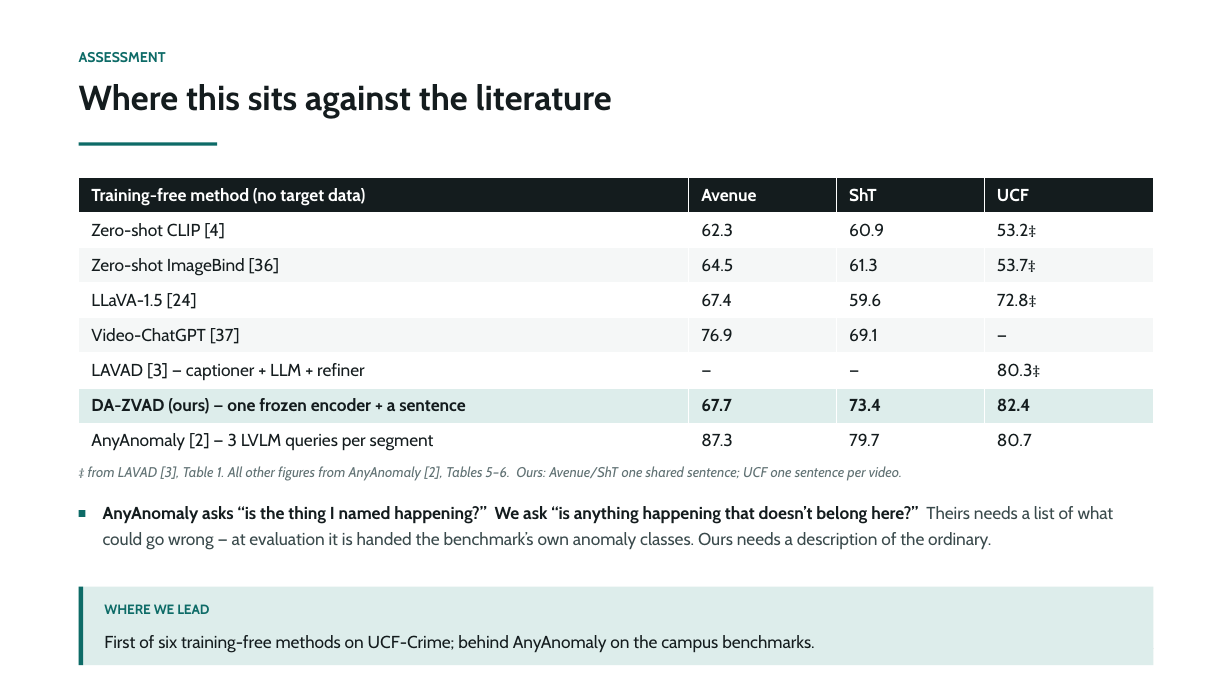
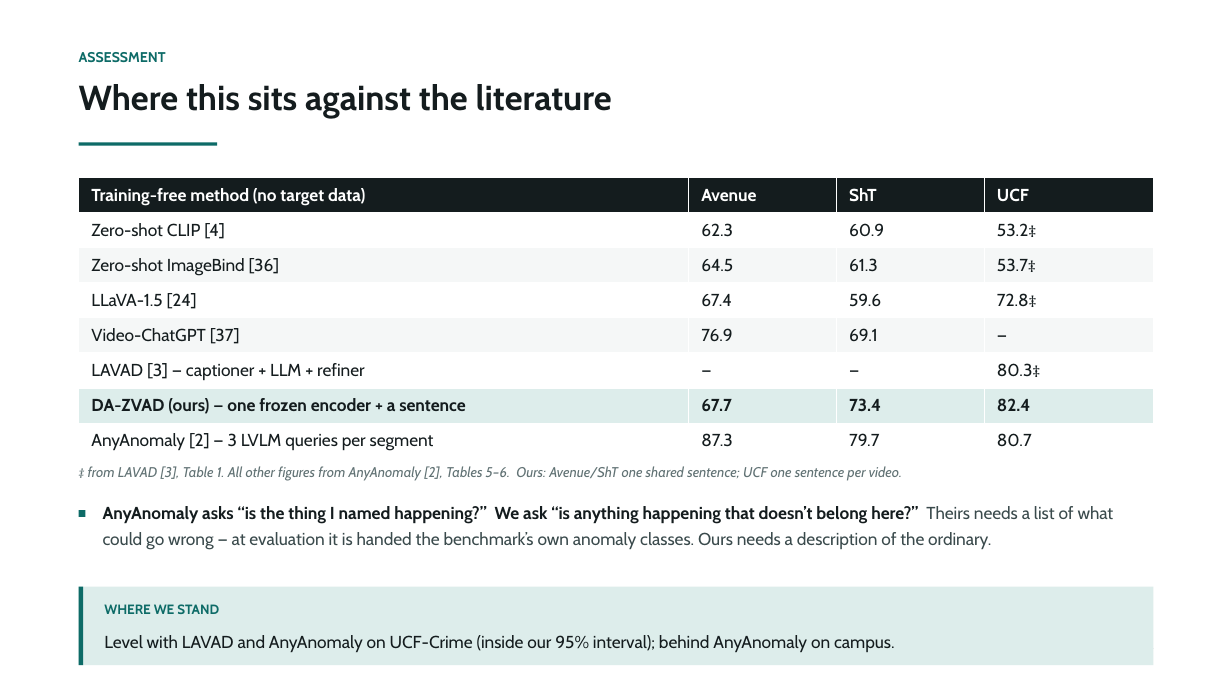
Before and after one commit to prakash-nitc/multimodal-anomaly-detection, a slide deck: slide 28 of docs/06_presentations/DA-ZVAD_Phase3_Review.pptx. Drawn at 1232x693 pixels with LibreOffice and Linux fonts; fonts in the diff are those of the drawing. Boxes give left, top, right and bottom in pixels: in the first picture for what was removed or moved away, otherwise in the second. Text is boxed around its words. In the diff, an @@ line names an element or a change of style, - is before the commit and + after.

```diff
--- a/docs/06_presentations/DA-ZVAD_Phase3_Review.pptx
+++ b/docs/06_presentations/DA-ZVAD_Phase3_Review.pptx
@@ text at <box>104,604,219,614</box>: text changed @@
-WHERE WE LEAD
+WHERE WE STAND
@@ text at <box>104,635,895,652</box>: text changed @@
-First of six training-free methods on UCF-Crime; behind AnyAnomaly on the campus benchmarks.
+Level with LAVAD and AnyAnomaly on UCF-Crime (inside our 95% interval); behind AnyAnomaly on campus.
```
Also in this commit, not shown: 6 other slides changed, 6 other files.
